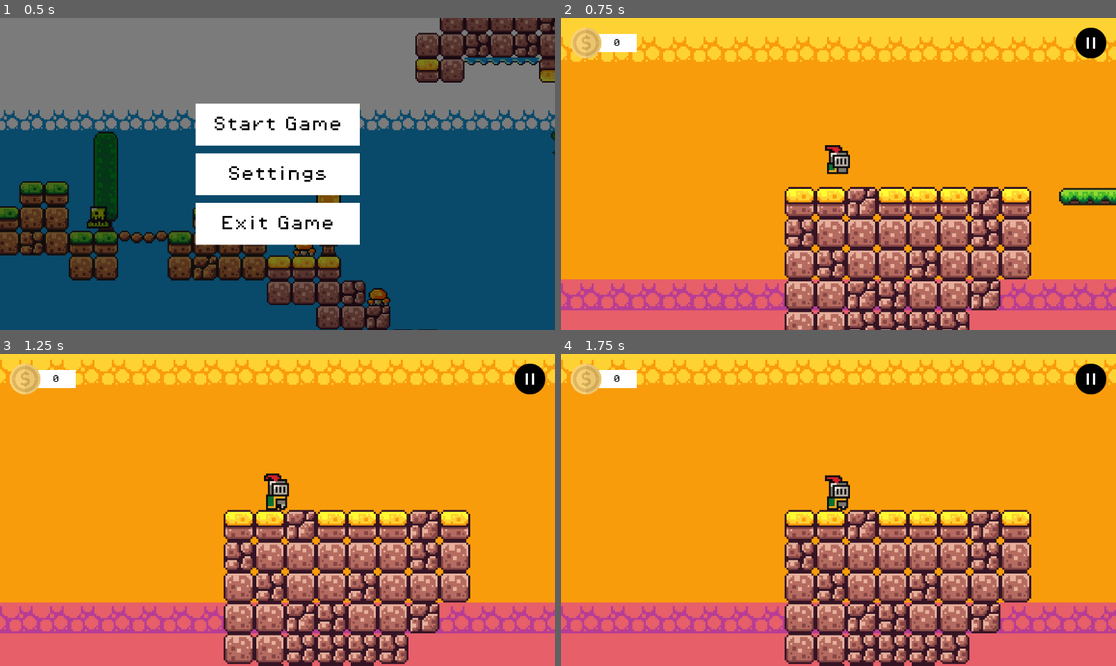
Above: before the commit, frames 1-4 (two rows, left to right).
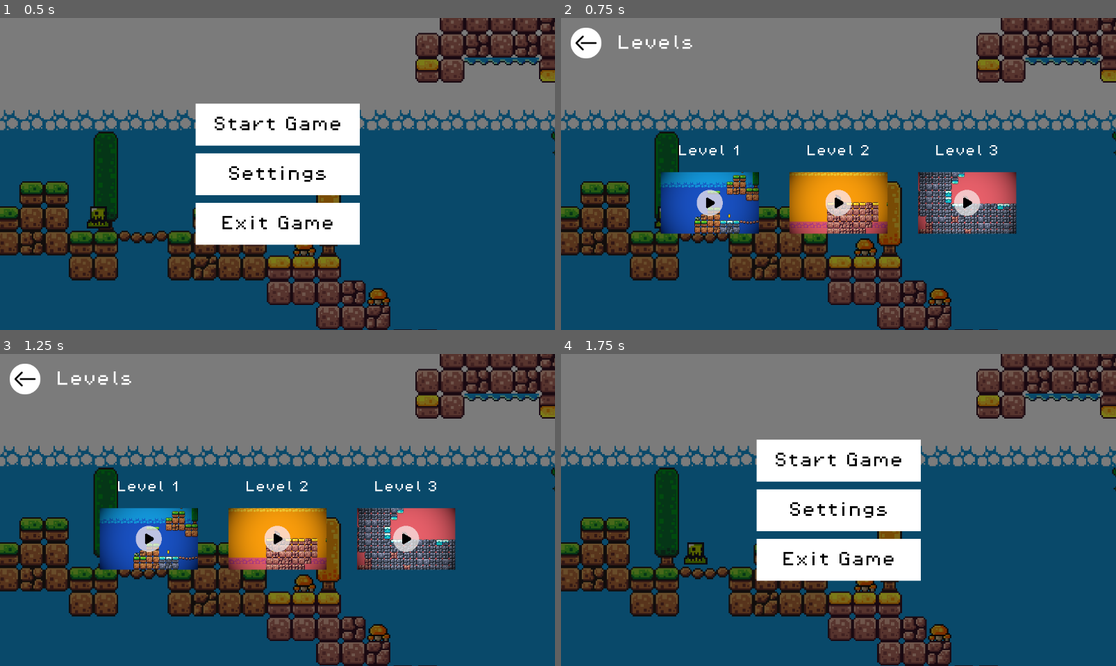
Above: after the commit, the same moments.

Repository: ImadSaddik/FirstGodotGame
Game: Godot game, scene res://scenes/start_screen_ui.tscn
Two runs of this game, one before a commit and one after it. Both use one fixed random seed, a clock stepped at 60 frames per second and the inputs below.
Inputs (mouse positions are in pixels of both pictures, inside the frame that each line leads up to):
- Up to frame 1 (0.5 s): no input
- Up to frame 2 (0.75 s): click "Start Game" at 0.5 s
- Up to frame 3 (1.25 s): no input
- Up to frame 4 (1.75 s): click (588, 378) at 1.27 s

Frame 1 is identical in both runs. In frame 2, 99% of the frame differs, in the area x 0-100%, y 0-100%; in frame 3, 99%; in frame 4, 100%.

Commit message:
Updated start screen to show levels to select instead of starting directly from the first level

Diff:
--- a/scenes/start_screen_ui.tscn
+++ b/scenes/start_screen_ui.tscn
@@ -1,11 +1,16 @@
-[gd_scene load_steps=14 format=3 uid="uid://b7e188lrybryb"]
+[gd_scene load_steps=19 format=3 uid="uid://b7e188lrybryb"]
 
 [ext_resource type="FontFile" uid="uid://dac2hu4hiieru" path="res://assets/fonts/PixelOperator8.ttf" id="1_521am"]
 [ext_resource type="Script" path="res://scripts/start_screen_ui.gd" id="1_elvmy"]
 [ext_resource type="Texture2D" uid="uid://byhorooeabb5o" path="res://assets/sprites/world_tileset.png" id="2_hqqql"]
 [ext_resource type="PackedScene" uid="uid://dhdcm8lltqcrp" path="res://scenes/slime.tscn" id="3_4saye"]
 [ext_resource type="Texture2D" uid="uid://ckcq783q0yla6" path="res://assets/svg/return_button.svg" id="3_n3w1f"]
+[ext_resource type="Texture2D" uid="uid://oetnecl5inqw" path="res://assets/level_covers/level_1_cover.png" id="4_3rcwx"]
+[ext_resource type="Texture2D" uid="uid://53tb2kvubbsl" path="res://assets/button_states/level_cover_click.png" id="5_rnv3v"]
+[ext_resource type="Texture2D" uid="uid://g13exg2rd8fu" path="res://assets/level_covers/level_2_cover.png" id="5_w623u"]
+[ext_resource type="Texture2D" uid="uid://do3dxxsheewgf" path="res://assets/level_covers/level_3_cover.png" id="6_0d0qb"]
 [ext_resource type="PackedScene" uid="uid://8p8jdk1hlhmi" path="res://scenes/slime_ball.tscn" id="6_b41ph"]
+[ext_resource type="Texture2D" uid="uid://bvvq2fd0nvblw" path="res://assets/button_states/level_cover_hover.png" id="6_snrnw"]
 
 [sub_resource type="StyleBoxFlat" id="StyleBoxFlat_ggd0a"]
 bg_color = Color(0, 0, 0, 0.517647)
@@ -187,7 +192,7 @@
 physics_layer_0/collision_layer = 1
 sources/0 = SubResource("TileSetAtlasSource_xlxgc")
 
-[node name="StartScreenUI" type="Control" node_paths=PackedStringArray("settingsView", "startMenuView")]
+[node name="StartScreenUI" type="Control" node_paths=PackedStringArray("settingsView", "levelsView", "startMenuView")]
 layout_direction = 1
 layout_mode = 3
 anchors_preset = 15
@@ -199,6 +204,7 @@
 music_bus_name = "Music"
 sound_effects_bus_name = "SoundEffects"
 settingsView = NodePath("CanvasLayer/SettingsView")
+levelsView = NodePath("CanvasLayer/LevelsView")
 startMenuView = NodePath("CanvasLayer/startMenuView")
 
 [node name="CanvasLayer" type="CanvasLayer" parent="."]
@@ -295,6 +301,7 @@
 
 [node name="ReturnToStartMenuButton" type="TextureButton" parent="CanvasLayer/SettingsView/HBoxContainer"]
 layout_mode = 2
+mouse_default_cursor_shape = 2
 texture_normal = ExtResource("3_n3w1f")
 
 [node name="Label" type="Label" parent="CanvasLayer/SettingsView/HBoxContainer"]
@@ -345,6 +352,137 @@
 max_value = 1.0
 step = 0.001
 value = 1.0
+
+[node name="LevelsView" type="VBoxContainer" parent="CanvasLayer"]
+visible = false
+anchors_preset = 15
+anchor_right = 1.0
+anchor_bottom = 1.0
+offset_left = 20.0
+offset_top = 20.0
+offset_right = -20.0
+offset_bottom = -20.0
+grow_horizontal = 2
+grow_vertical = 2
+size_flags_horizontal = 3
+theme_override_constants/separation = 0
+
+[node name="HBoxContainer" type="HBoxContainer" parent="CanvasLayer/LevelsView"]
+layout_mode = 2
+size_flags_horizontal = 0
+size_flags_vertical = 2
+size_flags_stretch_ratio = 0.0
+theme_override_constants/separation = 32
+
+[node name="ReturnToStartMenuButton" type="TextureButton" parent="CanvasLayer/LevelsView/HBoxContainer"]
+layout_mode = 2
+mouse_default_cursor_shape = 2
+texture_normal = ExtResource("3_n3w1f")
+
+[node name="Label" type="Label" parent="CanvasLayer/LevelsView/HBoxContainer"]
+layout_mode = 2
+size_flags_horizontal = 0
+size_flags_vertical = 1
+theme_override_fonts/font = ExtResource("1_521am")
+theme_override_font_sizes/font_size = 32
+text = "Levels"
+vertical_alignment = 1
+
+[node name="VBoxContainer" type="HBoxContainer" parent="CanvasLayer/LevelsView"]
+layout_mode = 2
+size_flags_horizontal = 4
+size_flags_vertical = 6
+theme_override_constants/separation = 64
+
+[node name="Level1" type="VBoxContainer" parent="CanvasLayer/LevelsView/VBoxContainer"]
+layout_mode = 2
+theme_override_constants/separation = 32
+
+[node name="Label" type="Label" parent="CanvasLayer/LevelsView/VBoxContainer/Level1"]
+layout_mode = 2
+size_flags_horizontal = 4
+theme_override_fonts/font = ExtResource("1_521am")
+theme_override_font_sizes/font_size = 24
+text = "Level 1"
+
+[node name="TextureRect" type="TextureRect" parent="CanvasLayer/LevelsView/VBoxContainer/Level1"]
+clip_contents = true
+custom_minimum_size = Vector2(128, 128)
+layout_mode = 2
+texture = ExtResource("4_3rcwx")
+expand_mode = 3
+
+[node name="Level1Button" type="TextureButton" parent="CanvasLayer/LevelsView/VBoxContainer/Level1/TextureRect"]
+z_index = 5
+clip_contents = true
+custom_minimum_size = Vector2(128, 128)
+layout_mode = 2
+offset_right = 203.0
+offset_bottom = 128.0
+size_flags_vertical = 3
+mouse_default_cursor_shape = 2
+texture_pressed = ExtResource("5_rnv3v")
+texture_hover = ExtResource("6_snrnw")
+
+[node name="Level2" type="VBoxContainer" parent="CanvasLayer/LevelsView/VBoxContainer"]
+layout_mode = 2
+theme_override_constants/separation = 32
+
+[node name="Label2" type="Label" parent="CanvasLayer/LevelsView/VBoxContainer/Level2"]
+layout_mode = 2
+size_flags_horizontal = 4
+theme_override_fonts/font = ExtResource("1_521am")
+theme_override_font_sizes/font_size = 24
+text = "Level 2"
+
+[node name="TextureRect" type="TextureRect" parent="CanvasLayer/LevelsView/VBoxContainer/Level2"]
+clip_contents = true
+custom_minimum_size = Vector2(128, 128)
+layout_mode = 2
+texture = ExtResource("5_w623u")
+expand_mode = 3
+
+[node name="Level2Button" type="TextureButton" parent="CanvasLayer/LevelsView/VBoxContainer/Level2/TextureRect"]
+z_index = 5
+clip_contents = true
+custom_minimum_size = Vector2(128, 128)
+layout_mode = 2
+offset_right = 203.0
+offset_bottom = 128.0
+size_flags_vertical = 3
+mouse_default_cursor_shape = 2
+texture_pressed = ExtResource("5_rnv3v")
+texture_hover = ExtResource("6_snrnw")
+
+[node name="Level3" type="VBoxContainer" parent="CanvasLayer/LevelsView/VBoxContainer"]
+layout_mode = 2
+theme_override_constants/separation = 32
+
+[node name="Label2" type="Label" parent="CanvasLayer/LevelsView/VBoxContainer/Level3"]
+layout_mode = 2
+size_flags_horizontal = 4
+theme_override_fonts/font = ExtResource("1_521am")
+theme_override_font_sizes/font_size = 24
+text = "Level 3"
+
+[node name="TextureRect" type="TextureRect" parent="CanvasLayer/LevelsView/VBoxContainer/Level3"]
+clip_contents = true
+custom_minimum_size = Vector2(128, 128)
+layout_mode = 2
+texture = ExtResource("6_0d0qb")
+expand_mode = 3
+
+[node name="Level3Button" type="TextureButton" parent="CanvasLayer/LevelsView/VBoxContainer/Level3/TextureRect"]
+z_index = 5
+clip_contents = true
+custom_minimum_size = Vector2(128, 128)
+layout_mode = 2
+offset_right = 203.0
+offset_bottom = 128.0
+size_flags_vertical = 3
+mouse_default_cursor_shape = 2
+texture_pressed = ExtResource("5_rnv3v")
+texture_hover = ExtResource("6_snrnw")
 
 [node name="TileMap" type="TileMap" parent="."]
 position = Vector2(40, 31)
@@ -393,3 +531,7 @@
 [connection signal="pressed" from="CanvasLayer/SettingsView/HBoxContainer/ReturnToStartMenuButton" to="." method="_on_return_to_start_menu_button_pressed"]
 [connection signal="value_changed" from="CanvasLayer/SettingsView/VBoxContainer/Music/MusicVolumeSlider" to="." method="_on_music_slider_value_changed"]
 [connection signal="value_changed" from="CanvasLayer/SettingsView/VBoxContainer/SoundEffects/SoundEffectsVolumeSlider" to="." method="_on_sound_effects_slider_value_changed"]
+[connection signal="pressed" from="CanvasLayer/LevelsView/HBoxContainer/ReturnToStartMenuButton" to="." method="_on_return_to_start_menu_button_pressed"]
+[connection signal="pressed" from="CanvasLayer/LevelsView/VBoxContainer/Level1/TextureRect/Level1Button" to="." method="_on_start_level_1_button_pressed"]
+[connection signal="pressed" from="CanvasLayer/LevelsView/VBoxContainer/Level2/TextureRect/Level2Button" to="." method="_on_start_level_2_button_pressed"]
+[connection signal="pressed" from="CanvasLayer/LevelsView/VBoxContainer/Level3/TextureRect/Level3Button" to="." method="_on_start_level_3_button_pressed"]
--- a/scripts/start_screen_ui.gd
+++ b/scripts/start_screen_ui.gd
@@ -2,7 +2,8 @@
 
 @export var music_bus_name: String
 @export var sound_effects_bus_name: String
-@export var settingsView: Node
+@export var settingsView: VBoxContainer
+@export var levelsView: VBoxContainer
 @export var startMenuView: VBoxContainer
 
 var music_bus_index: int
@@ -14,7 +15,8 @@
 
 
 func _on_start_game_button_pressed() -> void:
-	get_tree().change_scene_to_file("res://scenes/level_2.tscn")
+	startMenuView.hide()
+	levelsView.show()
 
 
 func _on_settings_button_pressed() -> void:
@@ -29,6 +31,7 @@
 func _on_return_to_start_menu_button_pressed() -> void:
 	startMenuView.show()
 	settingsView.hide()
+	levelsView.hide()
 
 
 func _on_music_slider_value_changed(value: float) -> void:
@@ -43,3 +46,15 @@
 		sound_effects_bus_index,
 		linear_to_db(value)
 	)
+
+
+func _on_start_level_1_button_pressed() -> void:
+	get_tree().change_scene_to_file("res://scenes/level_1.tscn")
+
+
+func _on_start_level_2_button_pressed() -> void:
+	get_tree().change_scene_to_file("res://scenes/level_2.tscn")
+
+
+func _on_start_level_3_button_pressed() -> void:
+	get_tree().change_scene_to_file("res://scenes/level_3.tscn")
